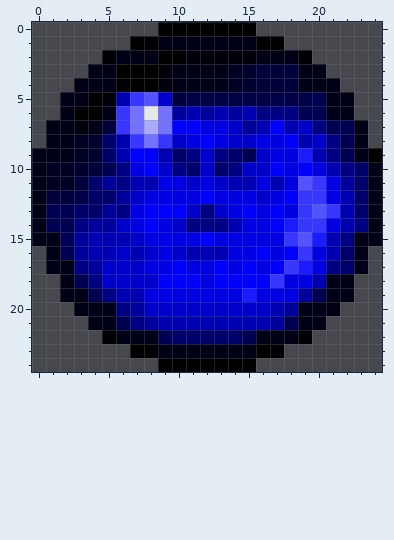
Pixel-art sprite -- Sprites/Pickups/PowerUps/SoulSphere/SOULD0.png. That is the earlier state.
The file is 25x25 pixels.
The same view after the edit:
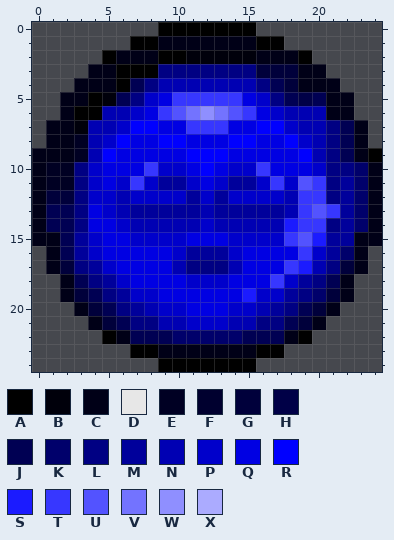
Palette (. is transparent): A #000000  B #00000b  C #000017  D #e7e7e7  E #000023  F #00002f  G #00003b  H #000047  J #000053  K #00006b  L #000083  M #00009b  N #0000b3  P #0000cb  Q #0000e3  R #0000ff  S #1b1bff  T #3737ff  U #5353ff  V #7373ff  W #8f8fff  X #ababff
Diff:
@@ x 0..24 @@
  2 .....ACCCAABBBBBCCCA.....
- 3 ....CCAAABCCCCEFGGGCC....
- 4 ...CCCAAABCCCCEFGGGCCC...
- 5 ..CCABNTUPGHHHHHHHHHJCC..
- 6 ..CAACTVDVMNMNMNLLLJJCC..
- 7 .CCBCGTVXVRRQQPMNRNPLJJC.
- 8 .CCEFKNTVTPQRQPPQQRNPLJC.
- 9 CCCEFKNRRNKLPLKJPQQSNLJCA
-10 CEEFGJLQRPLKPKLPPRQRQNLKC
-11 CEEGKMLNNQQPQPNNQNQUTQMKC
-12 CGGHKKMPQQQQRQQQPQRTTQNKC
-13 CJJKKMLQRRRPLPQRQRQTUTNKC
-14 CJJLMMPQRQPLLLNQQRSTTQNLC
-15 CCJMNNNPQQQQRQQQQQTUSNLCC
-16 .CJMNNPNPQPNNNQQRQRTQNKC.
-17 .CCLMPPPQQRQQRQRQRTSQLKC.
-18 ..CJLPPPPRRRQRRRRTQQNCC..
-19 ..CCJLNNQQQQQQQSQQQMJCC..
-20 ...CCCLMPPPPPPPPPNMCCC...
-21 ....CCJLMNNNNNNNNMJCC....
-22 .....ACCCJKKKKKJCCCA.....
+ 3 ....CCAAALLLLLLLGGGCC....
+ 4 ...CCCAJLNNNNNNNLJGCCC...
+ 5 ..CCABJLPQTTTTTQPLJHJCC..
+ 6 ..CAANNPQTUVWVUTQPNNNCC..
+ 7 .CCBNNPRRQQTTTQQRRPNNLJC.
+ 8 .CCENPRQQRRQQQRRQQRPNLJC.
+ 9 CCCENRQQQQQRRRQQQQQRNLJCA
+10 CEELPQQQTPPQRQPPTQQQPLLKC
+11 CEELPQPTPMMPQPMMPTPUTLMKC
+12 CGGLPPNPPPPMPMPPPPNTTLMKC
+13 CJJLQPNMMMMMNMMMMMNTUTMKC
+14 CJJLQQPNNNNNPNNNNNSTTLMKC
+15 CCJMPQQPPPPQQQPPPPTUSMMCC
+16 .CJMPQQQQQPMMMPQQQQTPMKC.
+17 .CGLMPQQQQNLLLNQQQTSNLGC.
+18 ..CJLMPQQQQPPPQQQTPMLJC..
+19 ..CGJLMPPQQQQQQSPPMLKGC..
+20 ...CGJLMNPPQQQPPNMLJGC...
+21 ....CGJLLNNPPPNNLLJGC....
+22 .....ACJJJKKKKKJJJCA.....
 23 .......AACCCCCCCAA.......
Where, in picture pixels (left, top, right, bottom), the same in both pictures:
changed: (60, 64, 368, 344)
